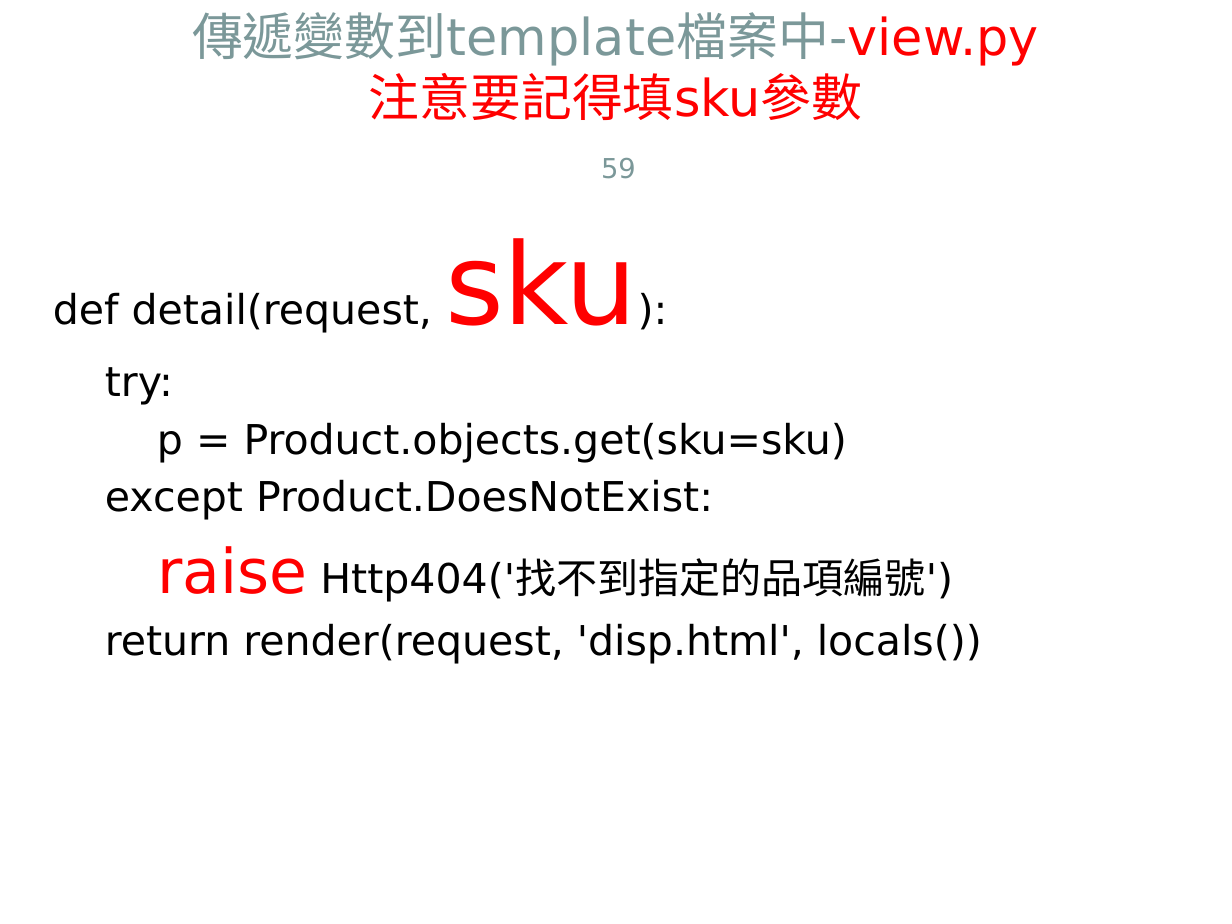
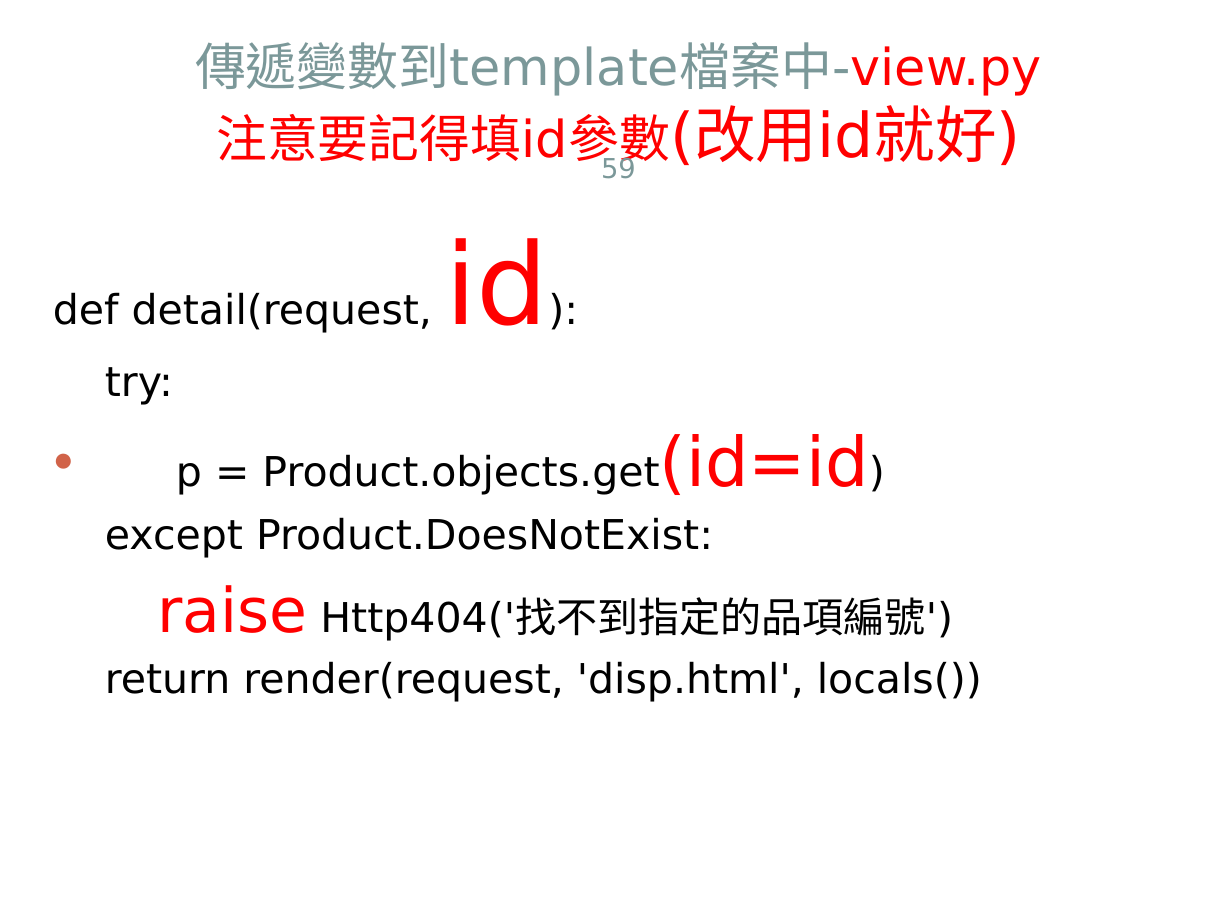
Before and after one commit to jacktea88/406django, a slide deck: slide 59 of ch04/Django4-ch04-1015.pptx. Drawn at 1232x924 pixels with LibreOffice and Linux fonts; fonts in the diff are those of the drawing. Boxes give left, top, right and bottom in pixels: in the first picture for what was removed or moved away, otherwise in the second. Text is boxed around its words. In the diff, an @@ line names an element or a change of style, - is before the commit and + after.

```diff
--- a/ch04/Django4-ch04-1015.pptx
+++ b/ch04/Django4-ch04-1015.pptx
@@ title at (195,42,1042,171): text changed @@
-傳遞變數到template檔案中-view.py
-注意要記得填sku參數
+傳遞變數到template檔案中-view.py
+注意要記得填id參數(改用id就好)
@@ text at (53,238,548,333): text changed @@
-def detail(request, sku):
+def detail(request, id):
@@ text at (176,434,869,495): text changed @@
-p = Product.objects.get(sku=sku)
+● p = Product.objects.get(id=id)
```
Also in this commit, not shown: 4 other slides changed.
